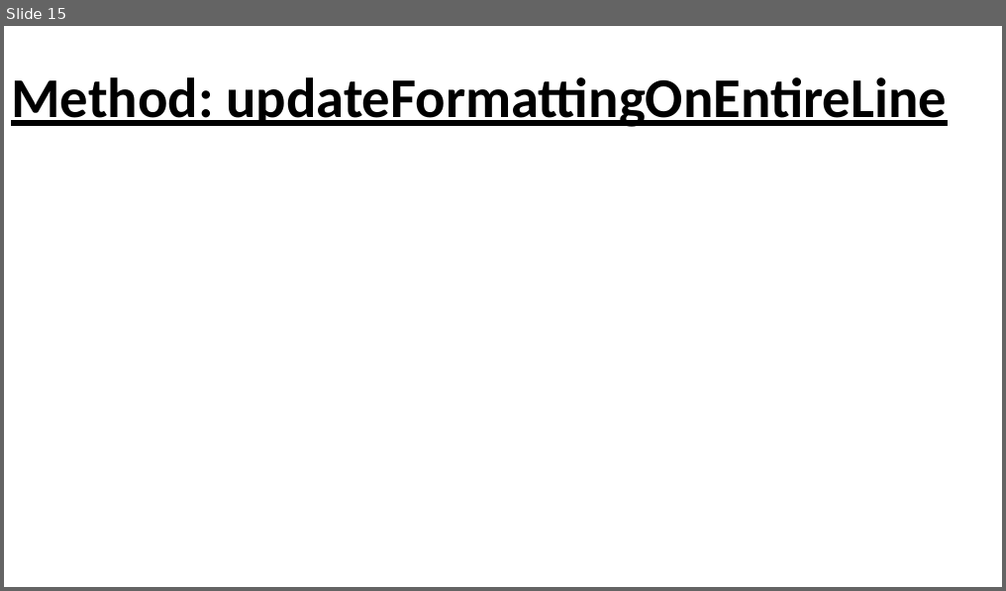
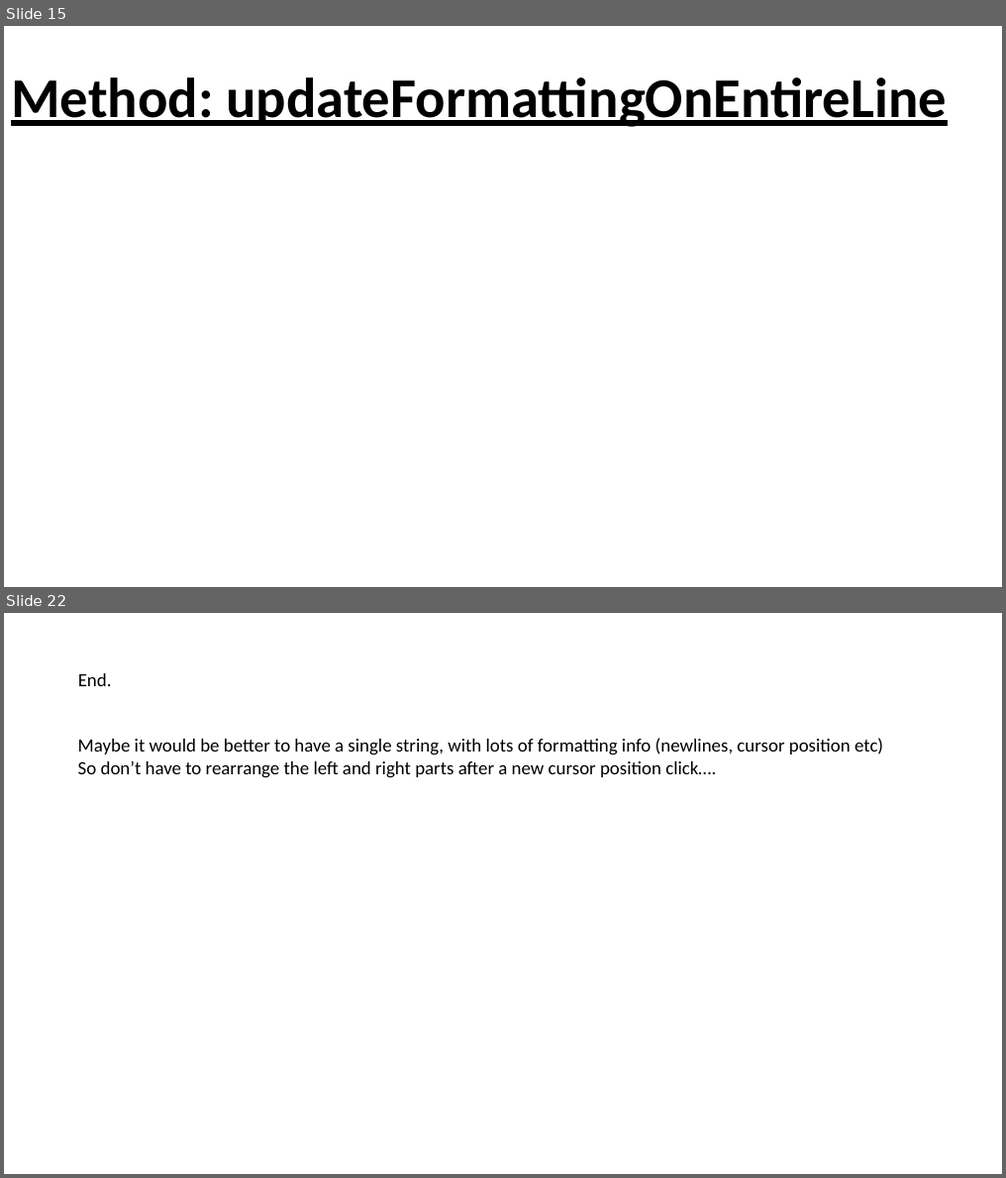
Before and after one commit to L-Holmes/PowerPoint-Quiz-Generator, a slide deck: textbox guide.pptx. Shown one above the other, each under a label of ours: slide 15 before the commit, slides 15 and 22 after it; the slides between them are not shown. The pictures are 1006x591 and 1006x1178 pixels, drawn with LibreOffice and Linux fonts; fonts in the diff are those of the drawing. Boxes give left, top, right and bottom in pixels: in the first picture for what was removed or moved away, otherwise in the second. Text is boxed around its words. In the diff, an @@ line names an element or a change of style, - is before the commit and + after.

```diff
--- a/textbox guide.pptx
+++ b/textbox guide.pptx
@@ slide 22 added at bbox=[4, 613, 1002, 1174], background #FFFFFF @@
@@ text added at bbox=[78, 673, 112, 686], 18 pt, text #000000 @@
+End.
@@ text added at bbox=[78, 738, 883, 778], 18 pt, text #000000 @@
+Maybe it would be better to have a single string, with lots of formatting info (newlines, cursor position etc)
+So don’t have to rearrange the left and right parts after a new cursor position click….
```
Also in this commit, not shown: 2 slides changed, 5 other slides added, 1 other file.
